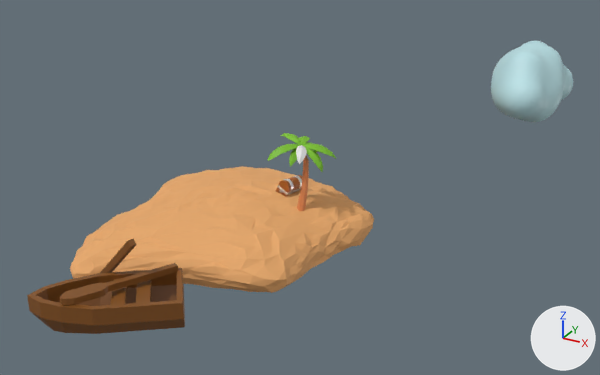
The glTF model src/assets/island.glb, before and after one commit.
The view is the same before and after, from a 50 mm lens placed at (8.3, -12.24, 7.11), pointed at (2.19, -1.15, 1.57). The lights are fixed; the arrows at lower right show +X, +Y and +Z. Where no turn or scale is listed for an object, it has been applied to the vertices.

Before the edit, the objects in view are built like this:
```python
me_icosphere_001 = bpy.data.meshes.new('Icosphere.001')
me_icosphere_001.from_pydata(...)  # 647 vertices, 1215 faces; spans x -2.0..2.75, y -3.41..2.25, z -0.12..0.76
me_icosphere_001.materials.append(mat_sand)  # orange #e7a869
me_mesh = bpy.data.meshes.new('Mesh')
me_mesh.from_pydata(...)  # 3454 vertices, 6904 faces; spans x -0.71..0.5, y -0.32..1.96, z -0.51..0.65
me_mesh.materials.append(mat_cloud)  # cyan #bbe2e7
me_plane_005 = bpy.data.meshes.new('Plane.005')
me_plane_005.from_pydata(...)  # 42 vertices, 80 faces; spans x -0.007..0.251, y -0.48..0.005, z -0.136..0.054
ob_island = bpy.data.objects.new('Island', me_icosphere_001)
ob_island.location = (0.0, 0.0, 0.0)
ob_mball_016 = bpy.data.objects.new('Mball.016', me_mesh)
ob_mball_016.location = (5.37, 0.21, 3.23)
ob_plane_003 = bpy.data.objects.new('Plane.003', me_plane_005)
ob_plane_003.location = (1.59, 0.0, 1.81)
# also in view: 'Oar.001' at (0.37, -3.65, 0.51); 'Boat' at (0.4, -3.67, 0.16)
```
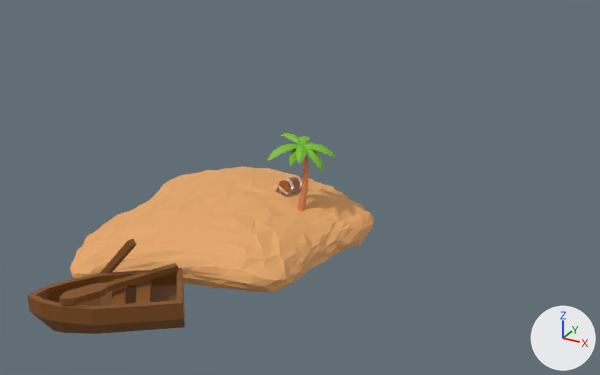
What changed in the scene script:
```text
Change me_plane_005:
    where me_plane_005.from_pydata(...)  # 42 vertices, 80 faces; spans x -0.007..0.251, y -0.48..0.005, z -0.136..0.054
    add me_plane_005.materials.append(mat_leaf)  # green #7bc027
Remove ob_mball_016:
    ob_mball_016 = bpy.data.objects.new('Mball.016', me_mesh)
    ob_mball_016.location = (5.37, 0.21, 3.23)
```

Location of each change, (x1, y1, x2, y2) in pixels of the pictures (600 x 375 px):
'Mball.016', deleted
    before: (491, 41, 573, 122)
'Plane.003', recoloured
    both: (296, 145, 307, 164)
